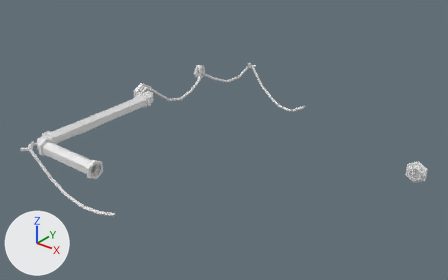
The glTF model models/modules/L1/Cockpit_L1_INTDET.glb as it was, and as the next commit left it.
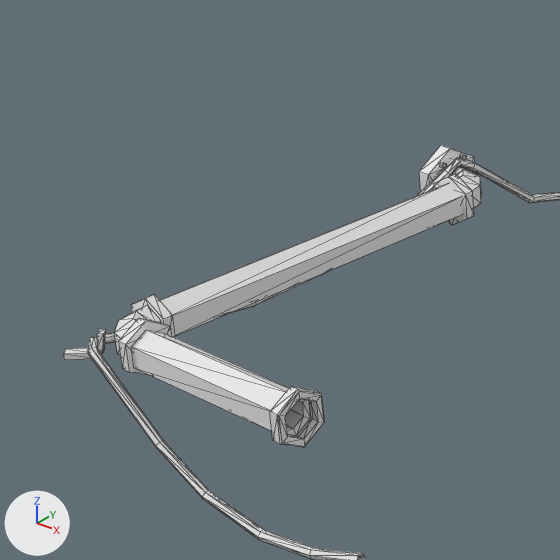
Each version appears first whole from a 50 mm lens placed at (6.59, -15.21, 5.32), pointed at (2.02, -9.5, 1.78), and next in a close-up on the part from 0% to 40% of the width and 13% to 77% of the height. Every picture has the same lights, and +X, +Y and +Z are marked at lower left. The close-ups show mesh edges as thin lines. Vertices at the same position are counted once.

Names of what the first close-up shows: 'Cockpit_L1_INTDET'.
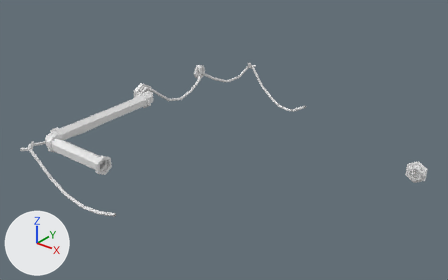
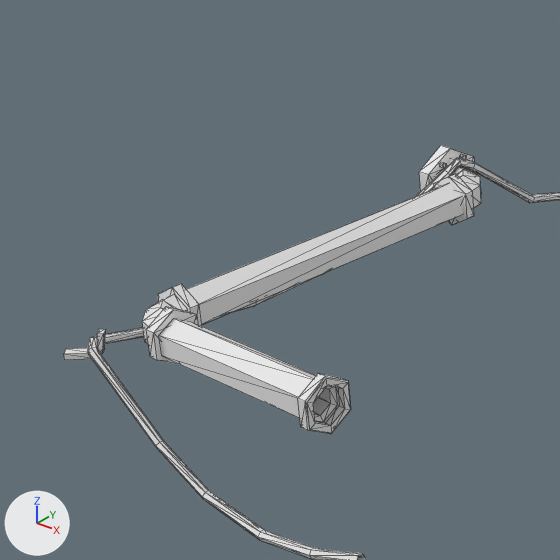
Location of each change, [x1, y1, x2, y2] in pixels of the close-ups (560 x 560 px; the box of a moved part takes in the faces that stretch with it):
part 1 of me_cylinder_010, moved or reshaped
    before: [114, 183, 463, 356]
    after: [142, 183, 463, 345]
part 2 of me_cylinder_010, moved or reshaped
    before: [119, 318, 171, 376]
    after: [146, 306, 198, 364]
part 3 of me_cylinder_010, moved or reshaped
    before: [270, 386, 324, 447]
    after: [298, 373, 351, 434]
part 4 of me_cylinder_010, moved or reshaped
    before: [132, 330, 289, 431]
    after: [160, 319, 316, 418]
part 5 of me_cylinder_010, moved or reshaped
    before: [131, 294, 176, 338]
    after: [158, 284, 202, 326]

Diff of the bpy script that builds the scene:
```diff
--- a/models/modules/L1/Cockpit_L1_INTDET.glb.py
+++ b/models/modules/L1/Cockpit_L1_INTDET.glb.py
@@ me_cylinder_010 @@
 me_cylinder_010.from_pydata(...)  # 804 vertices, 1280 faces; spans x 0.51..4.0, y -4.56..-0.35, z 1.36..2.72
 # used by ob_cockpit_l1_intdet; location = (0.0, -7.0, -0.5)
+# me_cylinder_010 part 1: the loose piece of 30 vertices spanning x 0.65..0.85, y -4.47..-2.65, z 2.47..2.64 is scaled about its middle by (1, 0.927, 1), then moved by (0.0, 0.07, 0.0)
+# me_cylinder_010 part 2: the loose piece of 12 vertices spanning x 0.85..0.89, y -4.5..-4.3, z 2.44..2.67 is moved by (0.0, 0.13, 0.0)
+# me_cylinder_010 part 3: the loose piece of 48 vertices spanning x 0.9..1.75, y -4.5..-4.3, z 2.43..2.66 is moved by (0.0, 0.13, 0.0)
+# me_cylinder_010 part 4: the loose piece of 12 vertices spanning x 0.89..1.71, y -4.48..-4.33, z 2.46..2.63 is moved by (0.0, 0.13, 0.0)
+# me_cylinder_010 part 5: the loose piece of 12 vertices spanning x 0.62..0.82, y -4.28..-4.24, z 2.44..2.67 is moved by (0.0, 0.13, 0.0)
```
